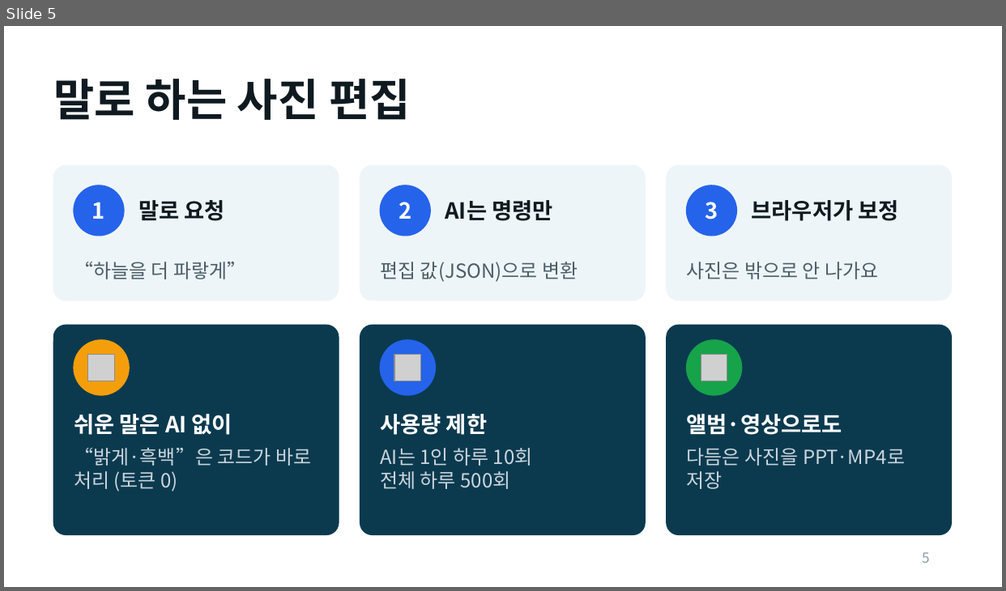
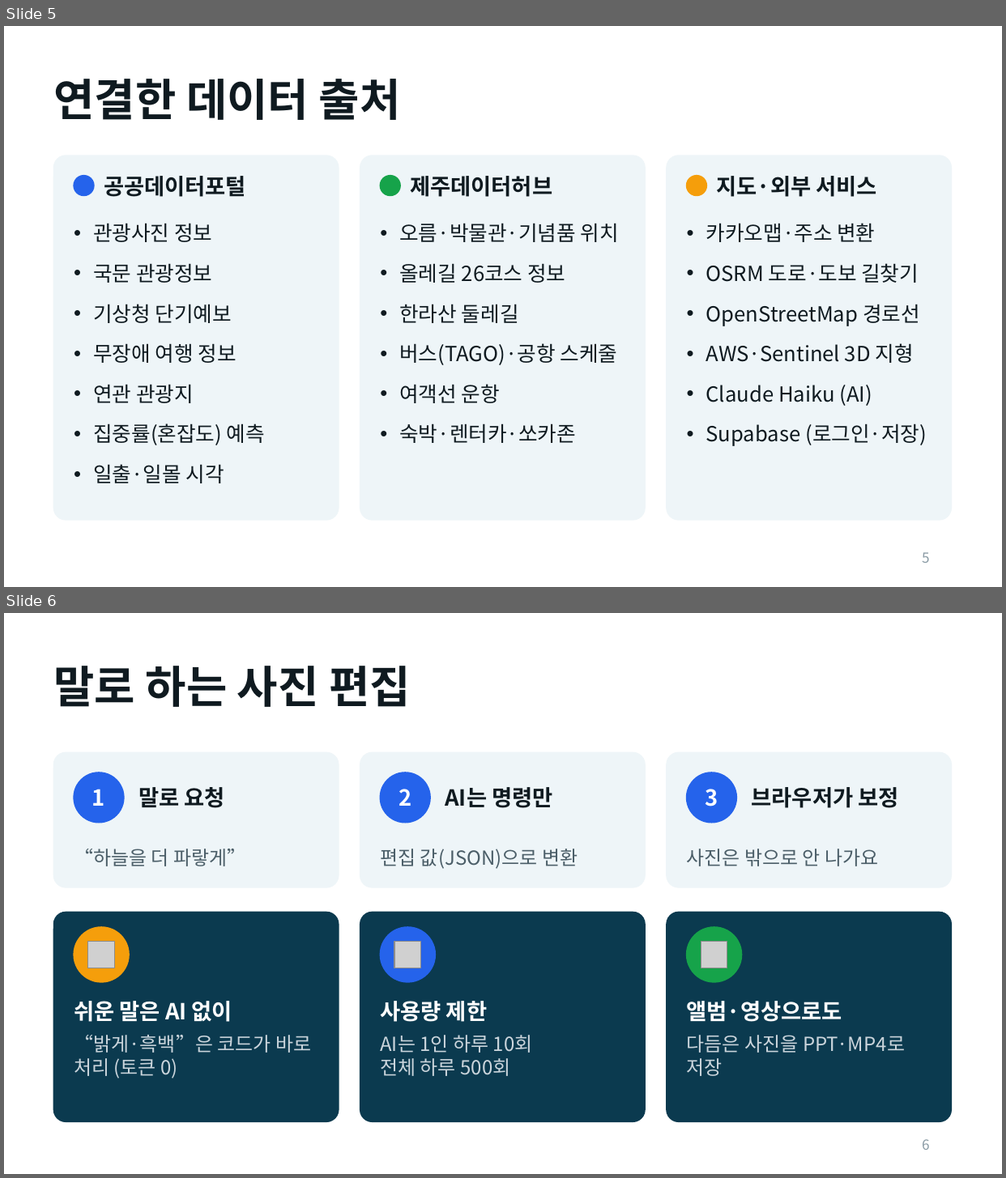
Before and after one commit to Yanghj3119/JNUproject, a slide deck: docs/제주픽-발표.pptx. Shown one above the other, each under a label of ours: slide 5 before the commit, slides 5 and 6 after it. The pictures are 1006x591 and 1006x1178 pixels, drawn with LibreOffice and Linux fonts; fonts in the diff are those of the drawing; grey boxes stand for pictures. Boxes give left, top, right and bottom in pixels: in the first picture for what was removed or moved away, otherwise in the second. Text is boxed around its words. In the diff, an @@ line names an element or a change of style, - is before the commit and + after.

```diff
--- a/docs/제주픽-발표.pptx
+++ b/docs/제주픽-발표.pptx
@@ slide 5 added at [4,26,1002,587], background #FFFFFF @@
@@ title added at [54,79,401,120], 32 pt, text #0F1A20, bold @@
+연결한 데이터 출처
@@ rounded rectangle added at [54,156,339,520], fill #EEF5F8, outline #EEF5F8 1 pt @@
@@ rounded rectangle added at [360,156,645,520], fill #EEF5F8, outline #EEF5F8 1 pt @@
@@ rounded rectangle added at [667,156,951,520], fill #EEF5F8, outline #EEF5F8 1 pt @@
@@ ellipse added at [74,176,94,195], fill #2563EB, outline #2563EB 1 pt @@
@@ text added at [104,176,246,197], 16 pt, text #0F1A20, bold @@
+공공데이터포털
@@ ellipse added at [380,176,400,195], fill #16A34A, outline #16A34A 1 pt @@
@@ text added at [410,176,552,197], 16 pt, text #0F1A20, bold @@
+제주데이터허브
@@ ellipse added at [687,176,706,195], fill #F59E0B, outline #F59E0B 1 pt @@
@@ text added at [717,176,876,197], 16 pt, text #0F1A20, bold @@
+지도·외부 서비스
@@ text added at [93,223,265,484], 15 pt, text #0F1A20 @@
+• 관광사진 정보
+• 국문 관광정보
+• 기상청 단기예보
+• 무장애 여행 정보
+• 연관 관광지
+• 집중률(혼잡도) 예측
+• 일출·일몰 시각
@@ text added at [399,223,619,443], 15 pt, text #0F1A20 @@
+• 오름·박물관·기념품 위치
+• 올레길 26코스 정보
+• 한라산 둘레길
+• 버스(TAGO)·공항 스케줄
+• 여객선 운항
+• 숙박·렌터카·쏘카존
@@ text added at [706,223,927,446], 15 pt, text #0F1A20 @@
+• 카카오맵·주소 변환
+• OSRM 도로·도보 길찾기
+• OpenStreetMap 경로선
+• AWS·Sentinel 3D 지형
+• Claude Haiku (AI)
+• Supabase (로그인·저장)
@@ page number added at [922,552,930,563], 10 pt, text #8A9BA5 @@
+5
@@ what was slide 5 is now slide 6 @@
@@ page number at [922,1139,930,1150]: text changed @@
-5
+6
```
Also in this commit, not shown: 3 slides changed, 3 other slides added, 3 slides removed, 1 other file.
